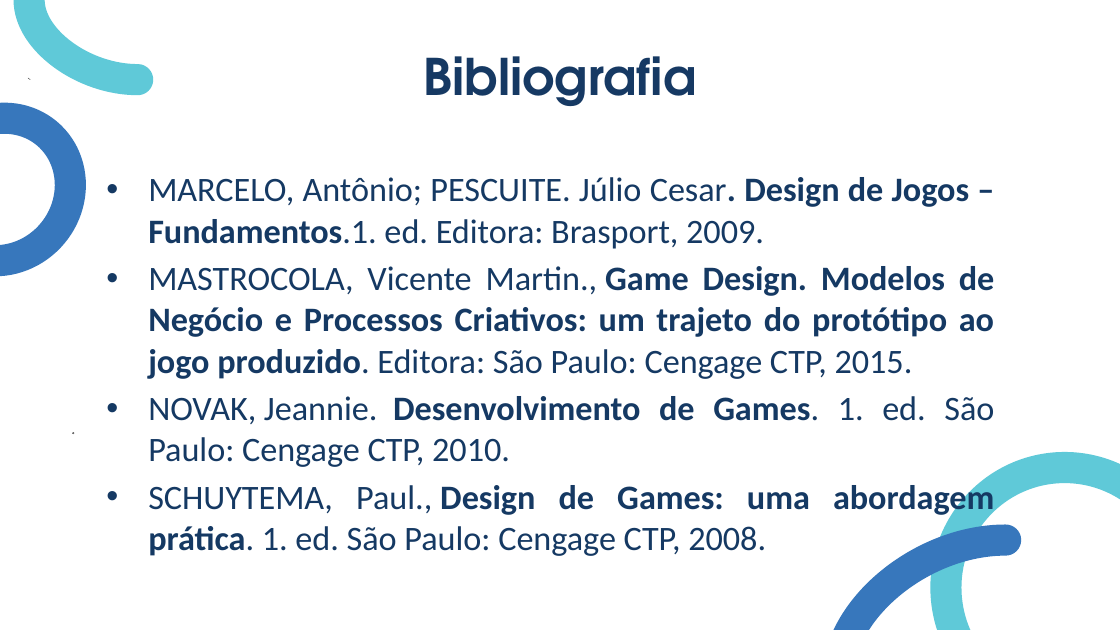
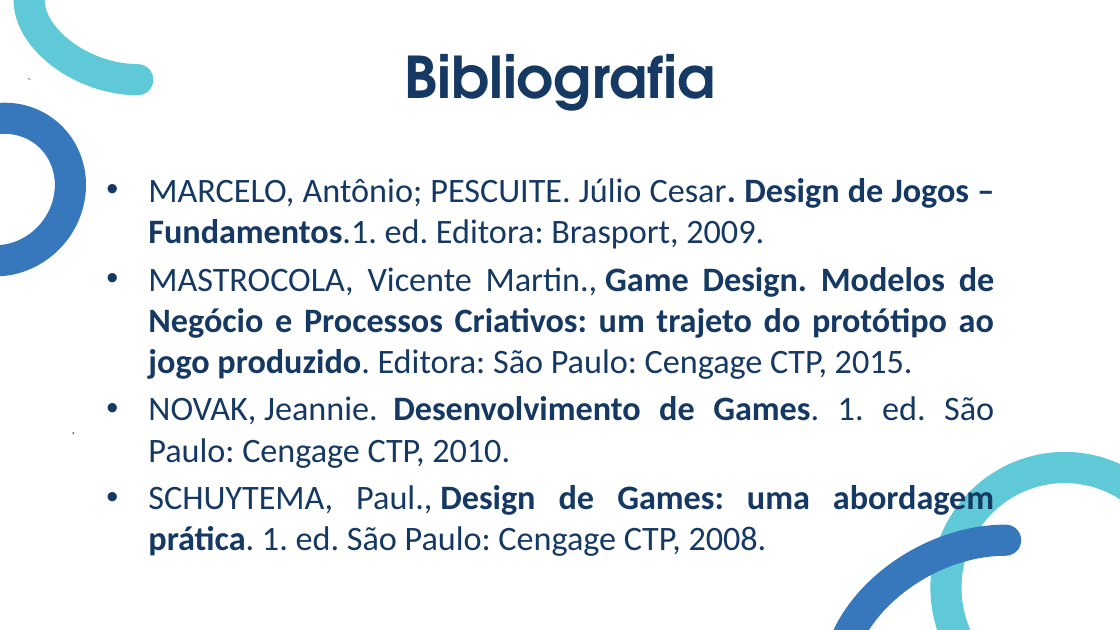
Before and after one commit to MaristaIrAcacio/PrototipacaoDeJogos, a slide deck: slide 6 of aulas/Apresentação.pptx. Drawn at 1120x630 pixels with LibreOffice and Linux fonts; fonts in the diff are those of the drawing. Boxes give left, top, right and bottom in pixels: in the first picture for what was removed or moved away, otherwise in the second. Text is boxed around its words. In the diff, an @@ line names an element or a change of style, - is before the commit and + after.

```diff
--- a/aulas/Apresentação.pptx
+++ b/aulas/Apresentação.pptx
@@ text "Bibliografia" at bbox=[404, 54, 715, 111]: size 32.4 to 37 pt @@
@@ text "MARCELO, Antônio; PESCUITE. Júlio Cesar. ..." at bbox=[148, 178, 995, 556]: indent changed @@
```
Also in this commit, not shown: 7 other slides changed, 10 other files.
